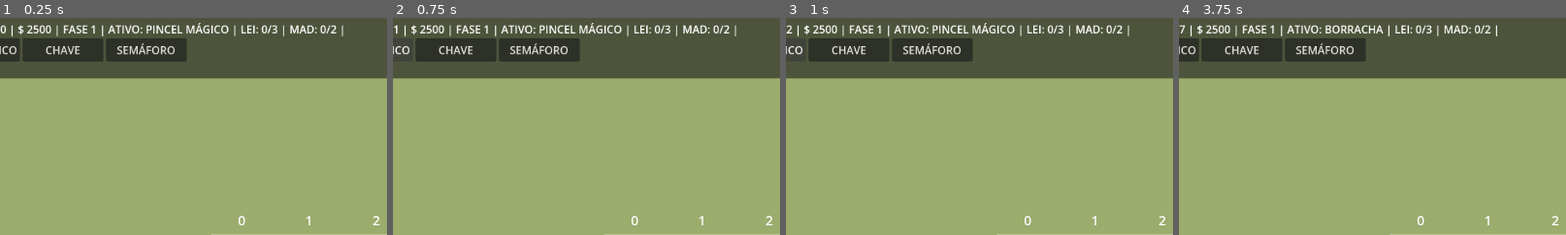
Above: before the commit, frames 1-4 (left to right).
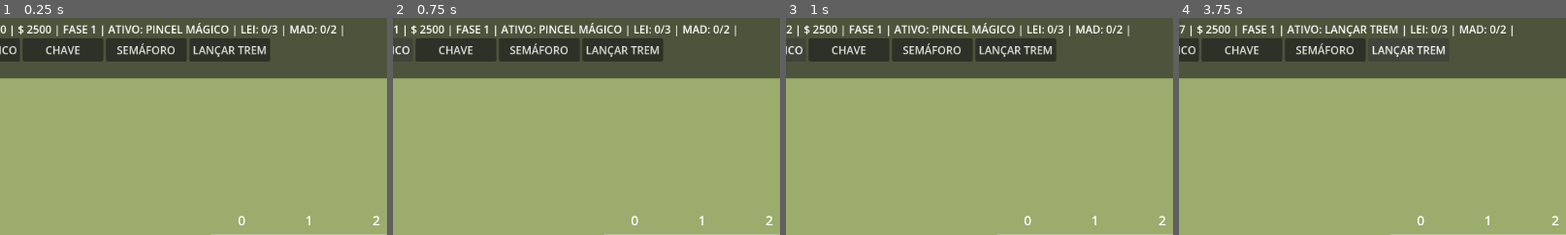
Above: after the commit, the same moments.

Repository: jonathanhenriques/tremOS
Game: Godot game, scene res://scenes/main/main.tscn
Two runs of this game, one before a commit and one after it. Both use one fixed random seed, a clock stepped at 60 frames per second and the inputs below. The project has no main scene, so this scene is started directly.
Inputs (mouse positions are % of the whole screen's width and height, from its top left):
- Up to frame 1 (0.25 s): no input
- Up to frame 2 (0.75 s): click "PINCEL MÁGICO" at 0.5 s
- Up to frame 3 (1 s): no input
- Up to frame 4 (3.75 s): click "CHAVE" at 1.25 s; click "SEMÁFORO" at 2 s; click "BORRACHA" at 2.75 s; click (52, 7) at 3.5 s, where only the run after the commit has a clickable "LANÇAR TREM"
The pictures show only the part of the screen within x 23-73%, y 0-50%; the shares and areas given below are measured in that part.

The runs differ from the first frame. In frame 1, 2.1% of the frame differs, in the area x 48-70%, y 9-21%; in frame 2, 2.1%; in frame 3, 2.1%; in frame 4, 1.8%.

Commit message:
add menu para trem e opcao para lancar trem onde o player quiser

Diff:
--- a/scenes/main/game_manager.gd
+++ b/scenes/main/game_manager.gd
@@ -66,13 +66,12 @@
 
 var estacoes_oferta = {}
 
-# Remova o 25 dos custos e nomes
-var custos_construcao = {3: 10, 4: 10, 18: 15, 19: 15, 20: 15, 21: 15, 5: 30, 6: 40, 7: 50, 12: 100, 13: 100, 15: 150, 16: 150, 23: 50, 24: 50}
-var nomes_tiles = {0: "BORRACHA", 1: "SELEÇÃO", 2: "TERRA",  …(284 unchanged characters)… NEL V", 23: "SEMÁFORO", 24: "SEMÁFORO V"}
-
-# Remova o 25 da categoria ESTRUTURAS
-var categorias = {"TRILHOS": [22, 7, 23], "BIOMAS": [2, 11, 14, 9, 10], "ESTRUTURAS": [17, 8]}
-
+# Adicione o ID 27 (TREM) nos custos de construção
+var custos_construcao = {3: 10, 4: 10, 18: 15, 19: 15, 20: 15, 21: 15, 5: 30, 6: 40, 7: 50, 12: 100, 13: 100, 15: 150, 16: 150, 23: 50, 24: 50, 27: 100}
+var nomes_tiles = {0: "BORRACHA", 1: "SELEÇÃO", 2: "TERRA",  …(284 unchanged characters)… NEL V", 23: "SEMÁFORO", 24: "SEMÁFORO V", 27: "LANÇAR TREM"}
+
+# Adicione o ID 27 na categoria TRILHOS para ele aparecer no seu menu lateral
+var categorias = {"TRILHOS": [22, 7, 23, 27], "BIOMAS": [2, 11, 14, 9, 10], "ESTRUTURAS": [17, 8]}
 
 # ==========================================
 # FUNÇÕES LIFECYCLE E UPDATE
@@ -1185,3 +1184,46 @@
 	_aplicar_no_mapa(3, 17, 25, false)
 	_aplicar_estacao_oferta(17, 17, "TRIGO", false)
 	_aplicar_no_mapa(16, 17, 25, false)
+
+
+
+	# === FUNÇÃO DE LANÇAMENTO MANUAL (PERMANECE NO GAME_MANAGER.GD) ===
+# Esta função é chamada pelo Tile quando você clica nele com a ferramenta 27
+func lancar_trem_manual(x: int, y: int):
+	# 1. Verifica se as coordenadas estão dentro do mapa
+	if not _grid_valido(x, y): return
+
+	# 2. Verifica se o clique foi em um trilho válido [cite: 21]
+	var tipo = matriz_mapa[x][y]
+	if not _eh_trilho(tipo):
+		_spawn_floating_text(Vector2(float(x*100+50), float(y*100+50)), "PRECISA DE TRILHO!", Color.RED)
+		return
+
+	# 3. Tenta gastar o dinheiro do trem (ID 27 custa $100) [cite: 15]
+	if not gastar_dinheiro(27, Vector2(float(x*100+50), float(y*100+50))):
+		return
+
+	# 4. Obtém o tile para descobrir a direção de saída inicial
+	var tile = _get_tile_at(x, y)
+	var portas = []
+	if tile.has_method("_get_ports"):
+		portas = tile._get_ports()
+
+	# Se for uma chave ou cruzamento sem portas fixas, usa vizinhos físicos
+	if portas.size() == 0:
+		portas = tile._get_vizinhos_trilho()
+
+	# 5. Define os pontos de nascimento (Centro do tile e próximo tile)
+	var p1 = Vector2(float(x*100+50), float(y*100+50))
+	var p2 = p1
+	if portas.size() > 0:
+		var dir = portas[0] # O trem sempre sai pela primeira porta disponível do trilho
+		p2 = p1 + (Vector2(float(dir.x), float(dir.y)) * 100.0)
+
+	# 6. Instancia o trem no sistema [cite: 36]
+	var id_unico = "TREM_MANUAL_%d" % Time.get_ticks_msec()
+	# Criamos o trem com carga de LEITE por padrão, voltado para a Central (-1, -1)
+	_spawnar_trem([p1, p2], id_unico, "LEITE", Vector2i(-1,-1), Vector2i(-1,-1))
+
+	# Feedback visual
+	_spawn_floating_text(p1, "TREM LANÇADO! 🚂", Color.CYAN)
--- a/scenes/tile/tile.gd
+++ b/scenes/tile/tile.gd
@@ -62,36 +62,38 @@
 func _gui_input(event):
 	if event is InputEventMouseButton and event.pressed:
 		if event.button_index == MOUSE_BUTTON_LEFT:
-			if estado_atual == 17 or estado_atual == 8:
-				if gm_ref.estado_selecionado != 0:
-					gm_ref.tentar_lancar_trem()
-					return
-
+
+			# Se estivermos com a ferramenta de Lançar Trem (27), usamos a lógica de spawn
+			if gm_ref.estado_selecionado == 27:
+				gm_ref.lancar_trem_manual(pos_x, pos_y)
+				return
+
+			# Lógica de Seleção (ID 1) e Conserto de Trilhos [cite: 45, 46]
 			if gm_ref.estado_selecionado == 1:
 				if gm_ref.trilhos_quebrados.has(Vector2i(pos_x, pos_y)):
 					gm_ref.consertar_trilho(pos_x, pos_y)
 				elif estado_atual in [23, 24]:
 					semaforo_aberto = not semaforo_aberto
 				elif gm_ref._eh_trilho(estado_atual) and estado_atual != 6:
-
-					# --- RESTAURANDO O CICLO COMPLETO NAS CHAVES ---
 					if estado_atual in [5, 7]:
 						var v_reais = _get_vizinhos_trilho()
-						# Ciclo: Setas Amarelas -> Neutro -> Setas Azuis
 						var max_estados = (v_reais.size() * 2) + 1
 						if max_estados > 1:
 							index_chave = (index_chave + 1) % max_estados
 					else:
-						# Trilhos Normais mantêm a Seta Azul Alternada (0 a 5)
 						sentido_via = (sentido_via + 1) % 6
-					# -----------------------------------------------
-
 					gm_ref._reconstruir_malha()
 				queue_redraw()
 				return
 
+			# Lógica de Apagar (ID 0) ou Pincel Mágico (ID 22) [cite: 47]
 			if gm_ref.estado_selecionado == 0: _apagar_tile(); return
 			if gm_ref.estado_selecionado == 22: _update_brush(); return
+
+			# Bloqueio para não construir sobre Prédios Principais
+			if estado_atual in [17, 8]: return
+
+			# Aplica a ferramenta atual (Biomas, Estruturas ou Spawn de Trem)
 			_aplicar_estado()
 
 		if event.button_index == MOUSE_BUTTON_RIGHT:
@@ -239,8 +241,20 @@
 
 func _aplicar_estado():
 	var tool = gm_ref.estado_selecionado
+
+	# --- LÓGICA DE PINCEL DE TREM ---
+	# Se a ferramenta selecionada for Lançar Trem (27), não alteramos a matriz_mapa.
+	# Apenas chamamos o spawn e encerramos a função.
+	if tool == 27:
+		gm_ref.lancar_trem_manual(pos_x, pos_y)
+		return
+
+	# Lógica normal de construção para biomas e estruturas
 	if gm_ref.gastar_dinheiro(tool, Vector2(float(pos_x*100), float(pos_y*100))):
-		estado_atual = tool; gm_ref.atualizar_matriz(pos_x, pos_y, estado_atual); queue_redraw()
+		estado_atual = tool
+		gm_ref.atualizar_matriz(pos_x, pos_y, estado_atual)
+		queue_redraw()
+
 
 func disparar_gatilho_inteligente():
 	# --- NOVA LÓGICA PARA CHAVES E BIFURCAÇÕES (INVERSÃO DE EIXO) ---
